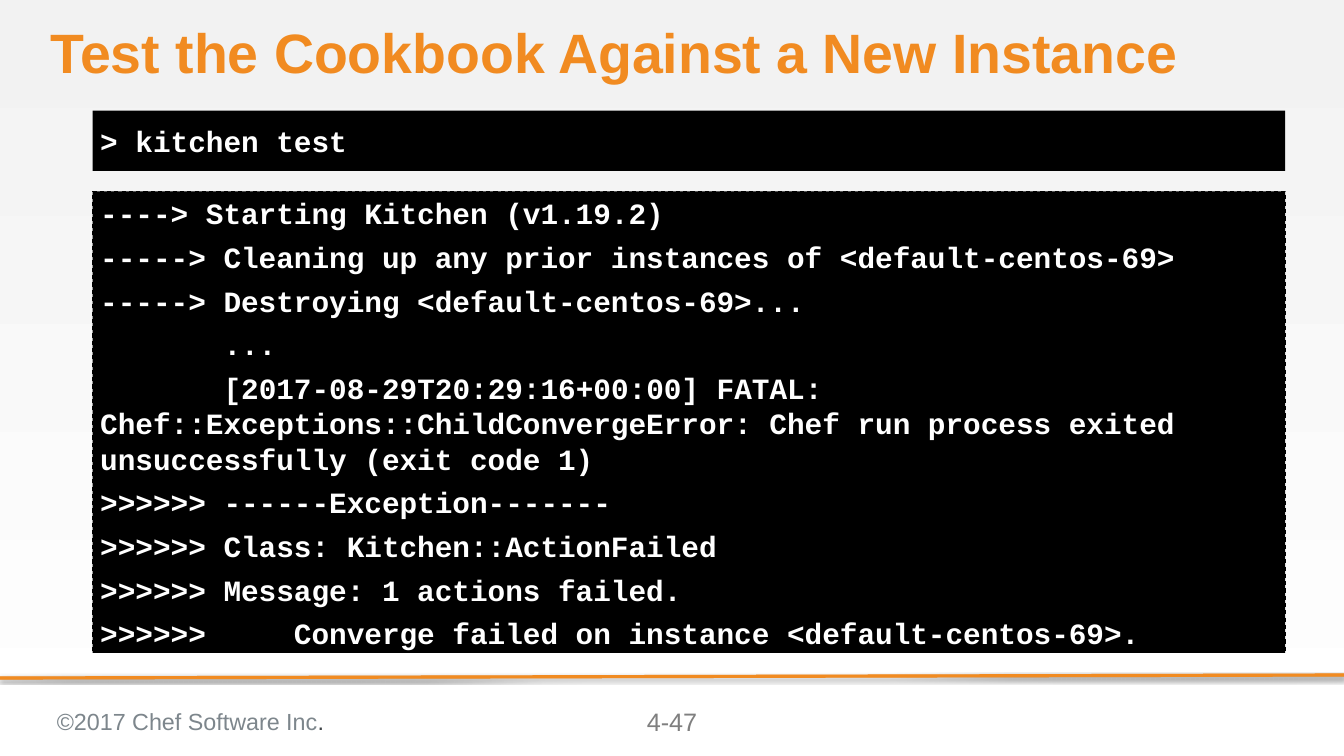
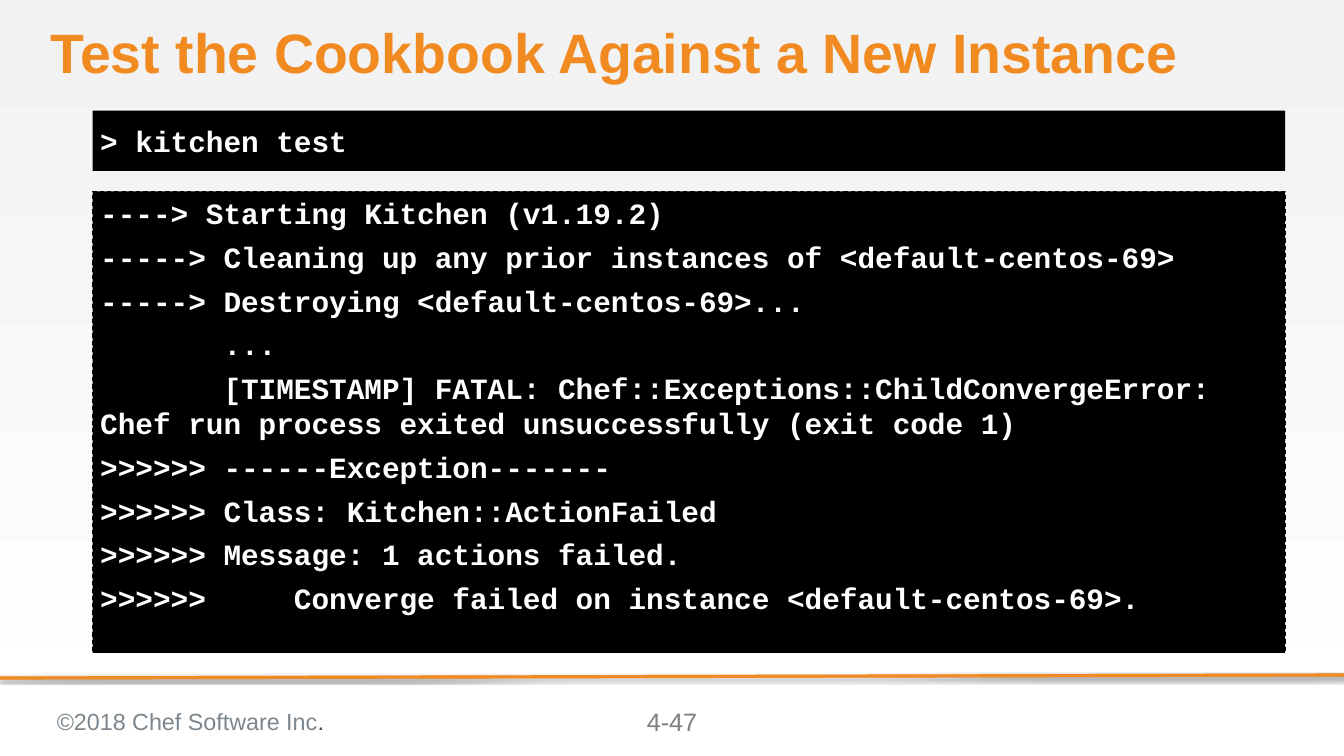
Before and after one commit to anidil18/chef-intermediate, a slide deck: slide 47 of 04-refactoring_cookbooks_with_tests.pptx. Drawn at 1344x756 pixels with LibreOffice and Linux fonts; fonts in the diff are those of the drawing; background and template pictures are left out. Boxes give left, top, right and bottom in pixels: in the first picture for what was removed or moved away, otherwise in the second. Text is boxed around its words. In the diff, an @@ line names an element or a change of style, - is before the commit and + after.

```diff
--- a/04-refactoring_cookbooks_with_tests.pptx
+++ b/04-refactoring_cookbooks_with_tests.pptx
@@ text at <box>100,378,1210,440</box>: text changed @@
-[2017-08-29T20:29:16+00:00] FATAL: Chef::Exceptions::ChildConvergeError: Chef run process exited unsuccessfully (exit code 1)
+[TIMESTAMP] FATAL: Chef::Exceptions::ChildConvergeError: Chef run process exited unsuccessfully (exit code 1)
@@ text at <box>57,713,324,730</box>: text changed @@
-©2017 Chef Software Inc.
+©2018 Chef Software Inc.
```
Also in this commit, not shown: 51 other slides changed, 14 other files.
